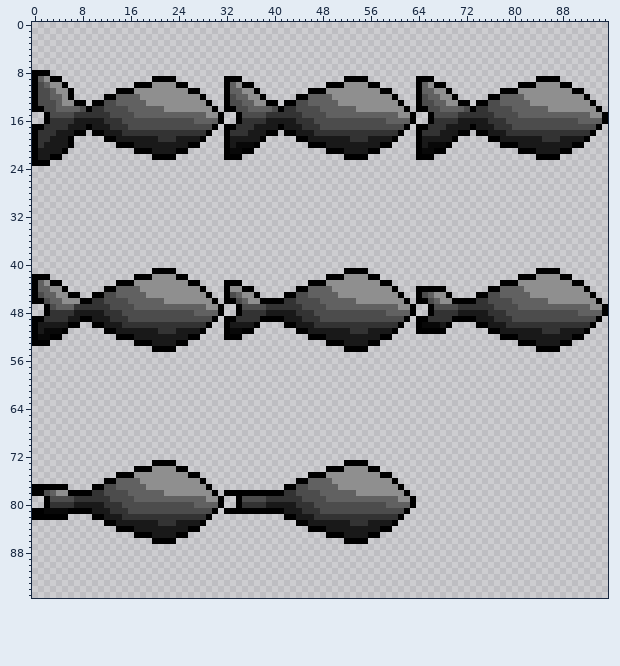
Sprite sheet: Tank/Content/Images/Assets/BasicMunitionSprite.png. The first picture shows the starting point.
The file is 96x96 pixels.
After the commit:
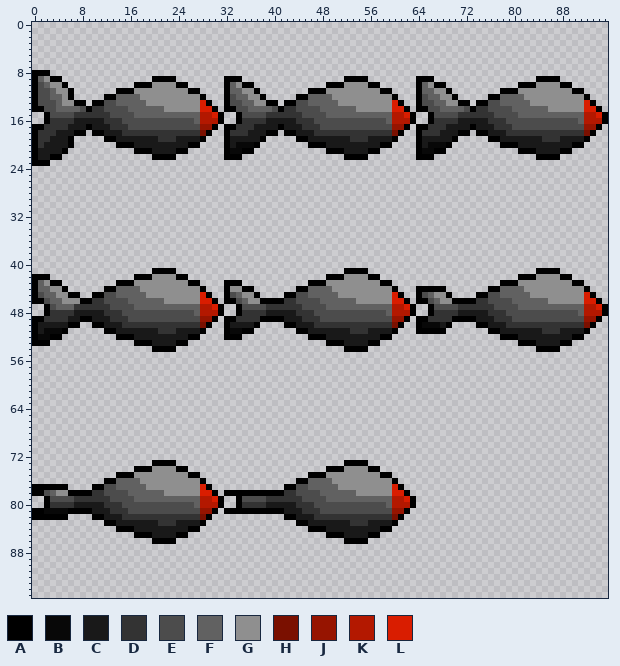
Palette (. is transparent): A #000000  B #080808  C #191919  D #333333  E #4c4c4c  F #616161  G #8f8f8f  H #7a1000  J #961400  K #b31800  L #d91d00
Log entry: Adding red cap
Difference:
{"y":13,"x":28,"old":"G","new":"L"}
{"y":13,"x":60,"old":"G","new":"L"}
{"y":13,"x":92,"old":"G","new":"L"}
{"y":14,"x":28,"old":"GG","new":"LL"}
{"y":14,"x":60,"old":"GG","new":"LL"}
{"y":14,"x":92,"old":"GG","new":"LL"}
{"y":15,"x":28,"old":"FGG","new":"KKL"}
{"y":15,"x":60,"old":"FGG","new":"KKL"}
{"y":15,"x":92,"old":"FGG","new":"KKL"}
{"y":16,"x":28,"old":"FFF","new":"KKK"}
{"y":16,"x":60,"old":"FFF","new":"KKK"}
{"y":16,"x":92,"old":"FFF","new":"KKK"}
{"y":17,"x":28,"old":"EE","new":"JJ"}
{"y":17,"x":60,"old":"EE","new":"JJ"}
{"y":17,"x":92,"old":"EE","new":"JJ"}
{"y":18,"x":28,"old":"D","new":"H"}
{"y":18,"x":60,"old":"D","new":"H"}
{"y":18,"x":92,"old":"D","new":"H"}
{"y":45,"x":28,"old":"G","new":"L"}
{"y":45,"x":60,"old":"G","new":"L"}
{"y":45,"x":92,"old":"G","new":"L"}
{"y":46,"x":28,"old":"GG","new":"LL"}
{"y":46,"x":60,"old":"GG","new":"LL"}
{"y":46,"x":92,"old":"GG","new":"LL"}
{"y":47,"x":28,"old":"FGG","new":"KKL"}
{"y":47,"x":60,"old":"FGG","new":"KKL"}
{"y":47,"x":92,"old":"FGG","new":"KKL"}
{"y":48,"x":28,"old":"FFF","new":"KKK"}
{"y":48,"x":60,"old":"FFF","new":"KKK"}
{"y":48,"x":92,"old":"FFF","new":"KKK"}
{"y":49,"x":28,"old":"EE","new":"JJ"}
{"y":49,"x":60,"old":"EE","new":"JJ"}
{"y":49,"x":92,"old":"EE","new":"JJ"}
{"y":50,"x":28,"old":"D","new":"H"}
{"y":50,"x":60,"old":"D","new":"H"}
{"y":50,"x":92,"old":"D","new":"H"}
{"y":77,"x":28,"old":"G","new":"L"}
{"y":77,"x":60,"old":"G","new":"L"}
{"y":78,"x":28,"old":"GG","new":"LL"}
{"y":78,"x":60,"old":"GG","new":"LL"}
{"y":79,"x":28,"old":"FGG","new":"KKL"}
{"y":79,"x":60,"old":"FGG","new":"KKL"}
{"y":80,"x":28,"old":"FFF","new":"KKK"}
{"y":80,"x":60,"old":"FFF","new":"KKK"}
{"y":81,"x":28,"old":"EE","new":"JJ"}
{"y":81,"x":60,"old":"EE","new":"JJ"}
{"y":82,"x":28,"old":"D","new":"H"}
{"y":82,"x":60,"old":"D","new":"H"}
